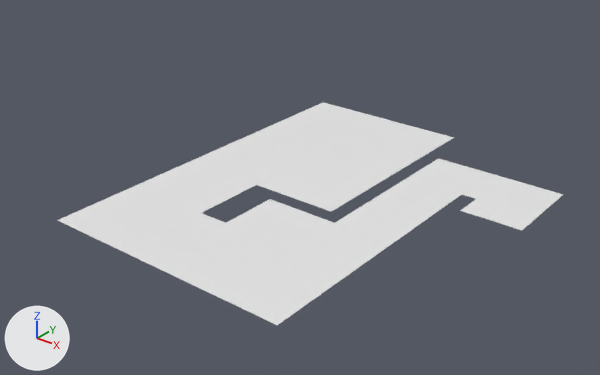
An edit to the FBX model Assets/Models/Room_01.fbx, drawn before and after from the same camera.
Before and after are seen from a 50 mm lens placed at (18.4, -41.0, 23.2), pointed at (-10.8, -4.5, 0.6). Arrows for +X, +Y and +Z are at lower left; the lights stay in place. Where no turn or scale is listed for an object, it has been applied to the vertices.

Script lines for the objects in view, before the commit:
```python
me_plane = bpy.data.meshes.new('Plane')
me_plane.from_pydata(...)  # 29 vertices, 14 faces; spans x -20.0..2.0, y -16.0..10.0, z 0.0
ob_room_01 = bpy.data.objects.new('Room_01', me_plane)
ob_room_01.location = (0.0, 0.0, 0.0)
```
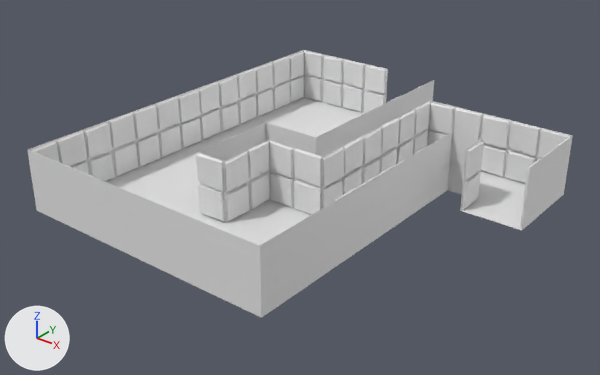
Edits to the bpy script that builds the scene:
```text
Change me_plane:
    where me_plane.from_pydata(...)  # 29 vertices, 14 faces; spans x -20.0..2.0, y -16.0..10.0, z 0.0
    used by ob_room_01; location = (0.0, 0.0, 0.0)
    me_plane part 1: the 1 vertex in x -20.0, y -10.0, z 0.0 is moved by (-2.0, 0.0, 0.0)
    me_plane part 2: all 10 vertices in x -7.0..-3.0, y -16.0..6.0, z 0.0 are moved by (-1.0, 0.0, 0.0)
    me_plane part 3: the 1 vertex in x -14.0, y -5.0, z 0.0 is moved by (0.0, 1.0, 0.0)
Add me_room_01_walls_inside:
    me_room_01_walls_inside.from_pydata(...)  # 34 vertices, 15 faces; spans x -22.0..2.0, y -16.0..10.0, z 0.0..4.0
Add me_plane_026:
    me_plane_026.from_pydata(...)  # 1469 vertices, 935 faces; spans x -22.0..2.0, y -16.0..10.0, z 0.0..3.9
Add ob_room_01_walls_inside:
    ob_room_01_walls_inside = bpy.data.objects.new('Room_01 Walls Inside', me_room_01_walls_inside)
    ob_room_01_walls_inside.location = (0.0, 0.0, 0.0)
Add ob_room_01_walls:
    ob_room_01_walls = bpy.data.objects.new('Room_01 Walls', me_plane_026)
    ob_room_01_walls.location = (0.0, 0.0, 0.0)
```

Location of each change, (x1, y1, x2, y2) in pixels of the pictures (600 x 375 px; the box of a moved part takes in the faces that stretch with it):
'Room_01', reshaped: before (58, 102, 564, 325); after (105, 97, 525, 246)
'Room_01 Walls Inside', added: after (27, 50, 573, 318)
'Room_01 Walls', added: after (31, 51, 570, 245)
part 1 of me_plane, moved or reshaped: before (58, 186, 200, 252); after (105, 178, 200, 217)
part 2 of me_plane, moved or reshaped: before (150, 158, 505, 325); after (217, 170, 505, 246)
part 3 of me_plane, moved or reshaped: before (136, 102, 454, 213); after (115, 97, 364, 213)
